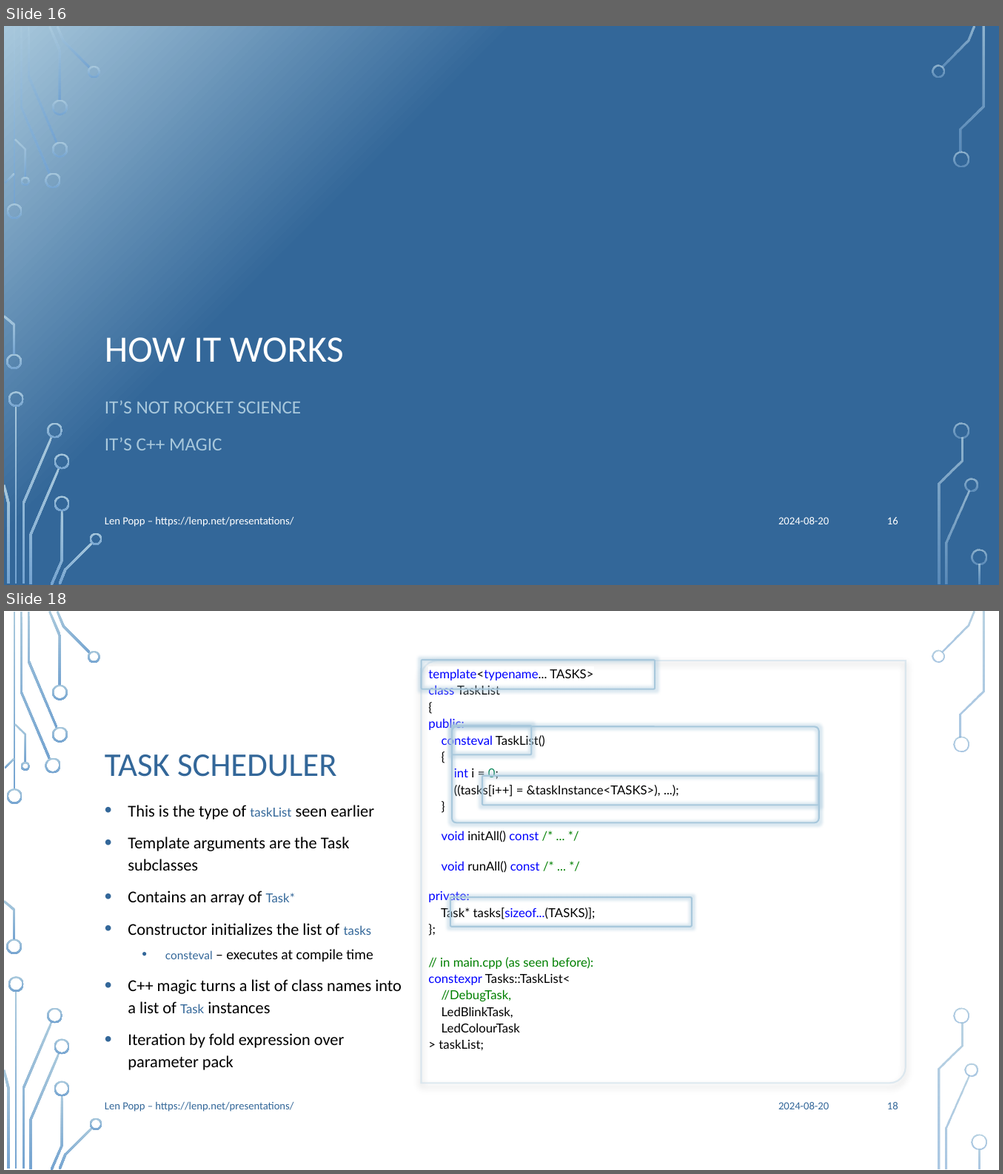
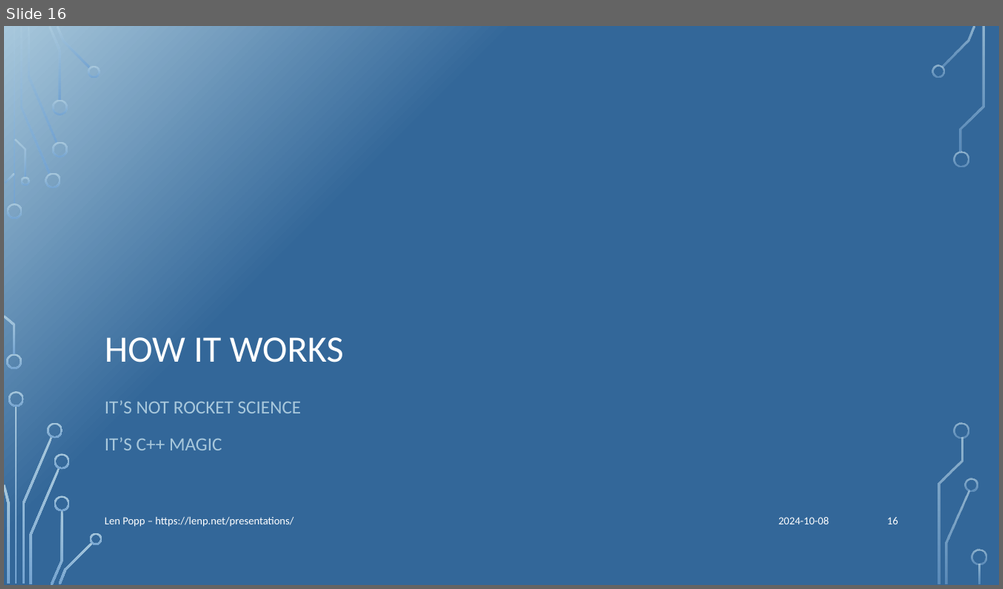
Before and after one commit to Len42/presentations, a slide deck: TaskScheduler/TaskScheduler.pptx. Shown one above the other, each under a label of ours: slides 16 and 18 before the commit, slide 16 after it; the slides between them are not shown. The pictures are 1003x1174 and 1003x589 pixels, drawn with LibreOffice and Linux fonts; fonts in the diff are those of the drawing; background and template pictures are left out. Boxes give left, top, right and bottom in pixels: in the first picture for what was removed or moved away, otherwise in the second. Text is boxed around its words. In the diff, an @@ line names an element or a change of style, - is before the commit and + after.

Commit message:
TaskScheduler: Updated for TaskDemo 1.2

```diff
--- a/TaskScheduler/TaskScheduler.pptx
+++ b/TaskScheduler/TaskScheduler.pptx
@@ slide 18 removed at [4, 611, 999, 1170], background picture (left out); not listed: 36 template elements that a slide beside it also shows @@
@@ round diag rect removed at [421, 661, 905, 1084] @@
@@ rounded rectangle removed at [421, 661, 654, 689] @@
@@ text removed at [428, 669, 660, 1051] @@
-template<typename... TASKS>
-class TaskList
-{
-public:
-consteval TaskList()
-{
-int i = 0;
-((tasks[i++] = &taskInstance<TASKS>), ...);
-}
-void initAll() const /* ... */
-void runAll() const /* ... */
-private:
-Task* tasks[sizeof...(TASKS)];
-};
-// in main.cpp (as seen before):
-constexpr Tasks::TaskList<
-//DebugTask,
-LedBlinkTask,
-LedColourTask
-> taskList;
@@ rounded rectangle removed at [452, 726, 819, 823] @@
@@ rounded rectangle removed at [452, 726, 532, 755] @@
@@ title removed at [105, 755, 337, 777] @@
-TASK SCHEDULER
@@ rounded rectangle removed at [482, 776, 819, 805] @@
@@ text removed at [128, 805, 401, 1071] @@
-• This is the type of taskList seen earlier
-• Template arguments are the Task subclasses
-• Contains an array of Task*
-• Constructor initializes the list of tasks
-  • consteval – executes at compile time
-• C++ magic turns a list of class names into a list of Task instances
-• Iteration by fold expression over parameter pack
@@ rounded rectangle removed at [450, 897, 691, 926] @@
@@ text removed at [105, 1102, 293, 1112] @@
-Len Popp – https://lenp.net/presentations/
@@ text removed at [778, 1102, 828, 1110] @@
-2024-08-20
@@ page number removed at [887, 1102, 898, 1110] @@
-18
@@ slide 16 changed as well @@
@@ text at [778, 517, 828, 525]: text changed @@
-2024-08-20
+2024-10-08
```
Also in this commit, not shown: 22 other slides changed, 1 other file.
